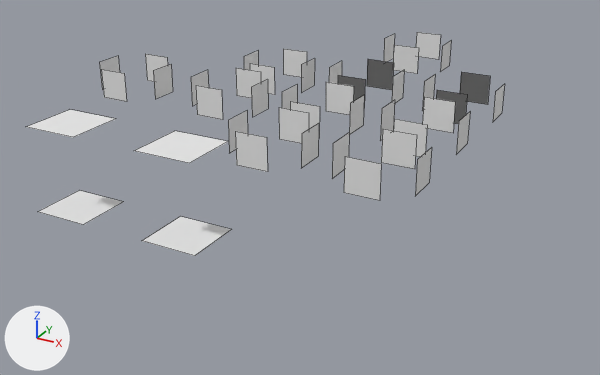
Before and after pictures for a commit that changed the Blender file Assets/homestead/models/box_labels.blend.
Camera for both pictures: a 50 mm lens placed at (9.62, -18.8, 6.95), pointed at (-0.24, -0.87, -2.01). Lighting does not change. The marker at lower left points along +X, +Y and +Z. Mesh edges are drawn as thin lines.

Objects in the first picture: 'Pressure', 'algae', 'canvas', 'glass', 'meal', 'metal', 'salt', 'silica', 'solar', 'steel', 'sulfur', 'water'.
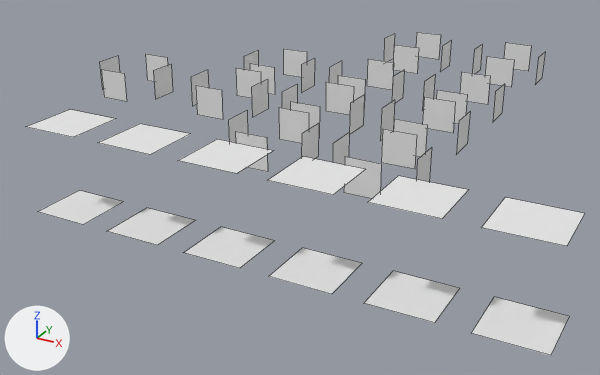
Where the change shows, as pixel boxes [x1, y1, x2, y2] in the pictures (600 x 375 px):
'Pressure', moved
    before: [135, 131, 232, 256]
    after: [471, 197, 585, 355]
'oxygen', added
    after: [364, 176, 468, 323]
'co', added
    after: [268, 156, 365, 294]
'cotwo', added
    after: [178, 139, 275, 268]
'methane', added
    after: [98, 124, 195, 245]
'steel.001', added
    after: [472, 43, 545, 87]
part 1 of me_cube_019, deleted
    before: [460, 72, 490, 105]
part 2 of me_cube_019, deleted
    before: [436, 90, 467, 124]
part 3 of me_cube_018, deleted
    before: [367, 59, 394, 90]
part 4 of me_cube_018, deleted
    before: [338, 75, 365, 105]

The change, as a list of edits to the scene's bpy script:
```text
Change me_cube_019:
    where me_cube_019.from_pydata(...)  # 32 vertices, 8 faces; spans x -0.42..0.42, y -1.0..1.0, z -1.0..1.0
    used by ob_sulfur; location = (2.94, 2.68, 0.0); rotation_euler = (0.0, -1.571, 0.0), in degrees (0, -90, 0)
    me_cube_019 part 1: the loose piece of 4 vertices spanning x -0.42..0.42, y 1.0, z -0.42..0.42 is deleted
    me_cube_019 part 2: the loose piece of 4 vertices spanning x -0.42..0.42, y -1.0, z -0.42..0.42 is deleted
Change me_cube_018:
    where me_cube_018.from_pydata(...)  # 32 vertices, 8 faces; spans x -0.42..0.42, y -1.0..1.0, z -1.0..1.0
    used by ob_metal; location = (0.0, 2.68, 0.0); rotation_euler = (0.0, -1.571, 0.0), in degrees (0, -90, 0)
    me_cube_018 part 3: the loose piece of 4 vertices spanning x -0.42..0.42, y 1.0, z -0.42..0.42 is deleted
    me_cube_018 part 4: the loose piece of 4 vertices spanning x -0.42..0.42, y -1.0, z -0.42..0.42 is deleted
Add me_cube_005:
    me_cube_005.from_pydata([(0.67, 0.67, -1.0), (0.67, -0.67, -1.0), (-0.67, -0.67, -1.0), (-0.67, 0.67, -1.0), (0.67, 0.67, 1.0), (0.67, -0.67, 1.0), (-0.67, -0.67, 1.0), (-0.67, 0.67, 1.0)], [], [(0, 1, 2, 3), (4, 7, 6, 5)])
    me_cube_005.materials.append(mat_material)  # its picture is missing
Add me_cube_006:
    me_cube_006.from_pydata([(0.67, 0.67, -1.0), (0.67, -0.67, -1.0), (-0.67, -0.67, -1.0), (-0.67, 0.67, -1.0), (0.67, 0.67, 1.0), (0.67, -0.67, 1.0), (-0.67, -0.67, 1.0), (-0.67, 0.67, 1.0)], [], [(0, 1, 2, 3), (4, 7, 6, 5)])
    me_cube_006.materials.append(mat_material)  # its picture is missing
Add me_cube_007:
    me_cube_007.from_pydata([(0.67, 0.67, -1.0), (0.67, -0.67, -1.0), (-0.67, -0.67, -1.0), (-0.67, 0.67, -1.0), (0.67, 0.67, 1.0), (0.67, -0.67, 1.0), (-0.67, -0.67, 1.0), (-0.67, 0.67, 1.0)], [], [(0, 1, 2, 3), (4, 7, 6, 5)])
    me_cube_007.materials.append(mat_material)  # its picture is missing
Add me_cube_008:
    me_cube_008.from_pydata([(0.67, 0.67, -1.0), (0.67, -0.67, -1.0), (-0.67, -0.67, -1.0), (-0.67, 0.67, -1.0), (0.67, 0.67, 1.0), (0.67, -0.67, 1.0), (-0.67, -0.67, 1.0), (-0.67, 0.67, 1.0)], [], [(0, 1, 2, 3), (4, 7, 6, 5)])
    me_cube_008.materials.append(mat_material)  # its picture is missing
Add me_cube_012:
    me_cube_012.from_pydata(...)  # 16 vertices, 4 faces; spans x -0.42..0.42, y -1.0..1.0, z -1.0..1.0
    me_cube_012.materials.append(mat_material)  # its picture is missing
Change ob_pressure:
    ob_pressure.location: (0.0, -6.23, 0.0) -> (7.07, -6.23, 0.0)
Add ob_methane:
    ob_methane = bpy.data.objects.new('methane', me_cube_005)
    ob_methane.location = (-0.93, -6.23, 0.0)
Add ob_cotwo:
    ob_cotwo = bpy.data.objects.new('cotwo', me_cube_006)
    ob_cotwo.location = (1.07, -6.23, 0.0)
Add ob_co:
    ob_co = bpy.data.objects.new('co', me_cube_007)
    ob_co.location = (3.07, -6.23, 0.0)
Add ob_oxygen:
    ob_oxygen = bpy.data.objects.new('oxygen', me_cube_008)
    ob_oxygen.location = (5.07, -6.23, 0.0)
Add ob_steel_001:
    ob_steel_001 = bpy.data.objects.new('steel.001', me_cube_012)
    ob_steel_001.location = (3.05, 6.7, 0.0)
    ob_steel_001.rotation_euler = (0.0, -1.571, 0.0)  # degrees (0, -90, 0)
```
